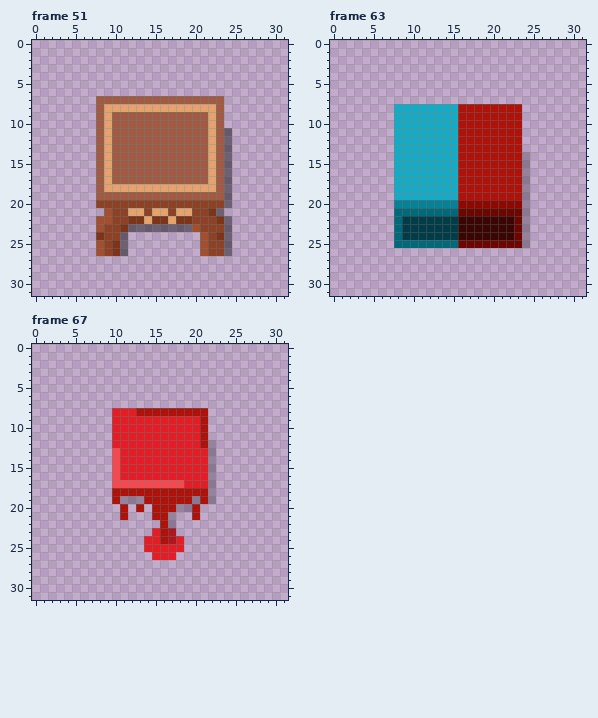
Edited in one commit: pixel-art file (GameData/图片素材/build_item_1x1.aseprite). The picture above is the old version.
32x32 pixels, 102 frames. Pixels under 10% opacity are left out. Colours within 5 levels of each other are drawn and written as one. Shown: frame 51, frame 63, frame 67. The commit also changed other frames, which this record leaves out.
The result:
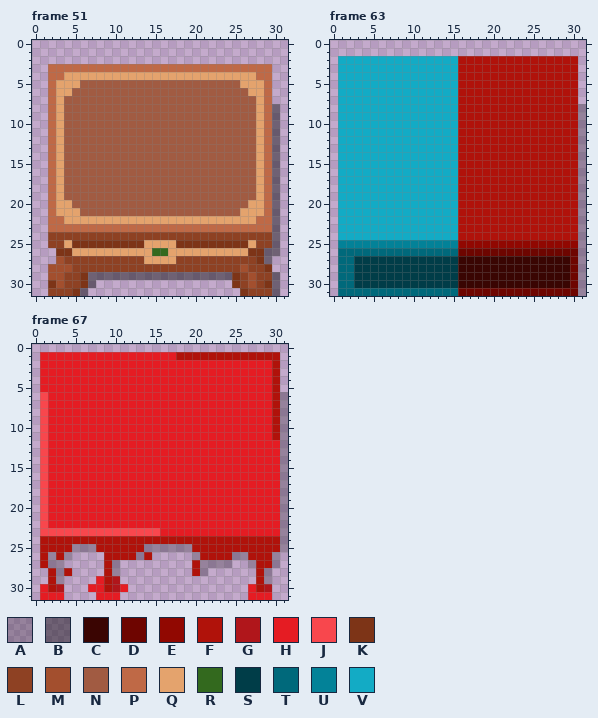
Palette (. is transparent): A #0000003c  B #0000006e  C #3a0502  D #6e0500  E #910801  F #b0120a  G #b0161b  H #e51c23  J #f8474d  K #7d3417  L #8e4123  M #a34f2e  N #a15b42  P #bf6946  Q #e4a36d  R #33691e  S #003d48  T #00697b  U #038298  V #13abc5
From old to new:
layer "table" now shown
layer "chair" now hidden
Changed rows in their new state; - is an unchanged pixel.
Frame 51:
first column x 2:
 3 PPPPPPPPPPPPPPPPPPPPPPPPPPPP-
 4 PPQQQQQQQQQQQQQQQQQQQQQQQQPP-
 5 PQQQNNNNNNNNNNNNNNNNNNNNQQQP-
 6 PQQNNNNNNNNNNNNNNNNNNNNNNQQP-
 7 PQNNNN----------------NNNNQP-
 8 PQNNNN-NNNNNNNNNNNNNN-NNNNQPB
 9 PQNNNN-N------------N-NNNNQPB
10 PQNNNN-N------------N-NNNNQPB
11 PQNNNN-N------------N-NNNNQPB
12 PQNNNN-N------------N-NNNNQPB
13 PQNNNN-N------------N-NNNNQPB
14 PQNNNN-N------------N-NNNNQPB
15 PQNNNN-N------------N-NNNNQPB
16 PQNNNN-N------------N-NNNNQPB
17 PQNNNN-N------------N-NNNNQPB
18 PQNNNN-NNNNNNNNNNNNNN-NNNNQPB
19 PQNNNN----------------NNNNQPB
20 PQQNNNNNNNNNNNNNNNNNNNNNNQQPB
21 PQQQNNNNNNNNNNNNNNNNNNNNQQQPB
22 PPQQQQQQQQQQ-QQ-QQQQQQQQQQPPB
23 PPPPPPPPPPPPPPPPPPPPPPPPPPPPB
24 LLLLLLL--LLLLLLLLLLL-LLLLLLLB
25 LLQKKKKK-KKKQQQQKKKKKKKKKQLLB
26 -KKQQQQQQQQQQRRQQQQQQQQQQKKBB
27 -MLLLLLLLLLLQQQQLLLLLLLLLLKB-
28 MMMLLLLLLLLLLLLLLLLLLLLLMLLK-
29 MMLLKBBBBBBBBBBBBBBBBBBKLMLLB
30 KMLLKB-----------------KLMLKB
31 LLLKB-------------------KLLLB
Frame 63:
first column x 1:
 2 VVVVVVVVVVVVVVVFFFFFFFFFFFFFFF-
 3 VVVVVVVVVVVVVVVFFFFFFFFFFFFFFF-
 4 VVVVVVVVVVVVVVVFFFFFFFFFFFFFFF-
 5 VVVVVVVVVVVVVVVFFFFFFFFFFFFFFF-
 6 VVVVVVVVVVVVVVVFFFFFFFFFFFFFFF-
 7 VVVVVVVVVVVVVVVFFFFFFFFFFFFFFF-
 8 VVVVVVV----------------FFFFFFFA
 9 VVVVVVV----------------FFFFFFFA
10 VVVVVVV----------------FFFFFFFA
11 VVVVVVV----------------FFFFFFFA
12 VVVVVVV----------------FFFFFFFA
13 VVVVVVV----------------FFFFFFFA
14 VVVVVVV----------------FFFFFFFA
15 VVVVVVV----------------FFFFFFFA
16 VVVVVVV----------------FFFFFFFA
17 VVVVVVV----------------FFFFFFFA
18 VVVVVVV----------------FFFFFFFA
19 VVVVVVV----------------FFFFFFFA
20 VVVVVVVVVVVVVVVFFFFFFFFFFFFFFFA
21 VVVVVVVVVVVVVVVFFFFFFFFFFFFFFFA
22 VVVVVVVVVVVVVVVFFFFFFFFFFFFFFFA
23 VVVVVVVVVVVVVVVFFFFFFFFFFFFFFFA
24 VVVVVVVVVVVVVVVFFFFFFFFFFFFFFFA
25 UUUUUUUUUUUUUUUEEEEEEEEEEEEEEEA
26 TTTTTTTTTTTTTTTDDDDDDDDDDDDDDDA
27 TTSSSSSSSSSSSSSCCCCCCCCCCCCCCDA
28 TTSSSSSSSSSSSSSCCCCCCCCCCCCCCDA
29 TTSSSSSSSSSSSSSCCCCCCCCCCCCCCDA
30 TTSSSSSSSSSSSSSCCCCCCCCCCCCCCDA
31 TTTTTTTTTTTTTTTDDDDDDDDDDDDDDDA
Frame 67:
first column x 1:
 1 HHHHHHHHHHHHHHHHHFFFFFFFFFFFFF-
 2 HHHHHHHHHHHHHHHHHHHHHHHHHHHHHF-
 3 HHHHHHHHHHHHHHHHHHHHHHHHHHHHHF-
 4 HHHHHHHHHHHHHHHHHHHHHHHHHHHHHF-
 5 HHHHHHHHHHHHHHHHHHHHHHHHHHHHHF-
 6 JHHHHHHHHHHHHHHHHHHHHHHHHHHHHFA
 7 JHHHHHHHHHHHHHHHHHHHHHHHHHHHHFA
 8 JHHHHHHHH---HHHHHHHHHHHHHHHHHFA
 9 JHHHHHHHH-----------HHHHHHHHHFA
10 JHHHHHHHH-----------HHHHHHHHHFA
11 JHHHHHHHH-----------HHHHHHHHHFA
12 JHHHHHHHH-----------HHHHHHHHHHA
13 JHHHHHHHHH-----------HHHHHHHHHA
14 JHHHHHHHHH-----------HHHHHHHHHA
15 JHHHHHHHHH-----------HHHHHHHHHA
16 JHHHHHHHHH-----------HHHHHHHHHA
17 JHHHHHHHHHHHHHHHHH---HHHHHHHHHA
18 JHHHHHHHHHHHHHHHHHHHHHHHHHHHHHA
19 JHHHHHHHHHHHHHHHHHHHHHHHHHHHHHA
20 JHHHHHHHHHHHHHHHHHHHHHHHHHHHHHA
21 JHHHHHHHHHHHHHHHHHHHHHHHHHHHHHA
22 JHHHHHHHHHHHHHHHHHHHHHHHHHHHHHA
23 JJJJJJJJJJJJJJJHHHHHHHHHHHHHHHA
24 FFFFFFFFFFFFFFF-FFFFFFFFFFFFFFA
25 FFFFAAAFFFFFFAAAAAAFFFFFFFFFFFA
26 FAFA----FFFFAF...--AFFFFAAFFFA-
27 FAA-----FA---------FAAAA--AFFA-
28 -FAF----FA---------FA------FA--
29 -FA----HFG-----------------FA--
30 HFG---HHFGH---------------HFG--
31 HHH----HHH----------------HHH--
Pixel boxes of the changes (left, top, right, bottom) in both pictures:
changed: (48, 64, 280, 296)
changed: (338, 56, 586, 296)
changed: (40, 352, 288, 600)
